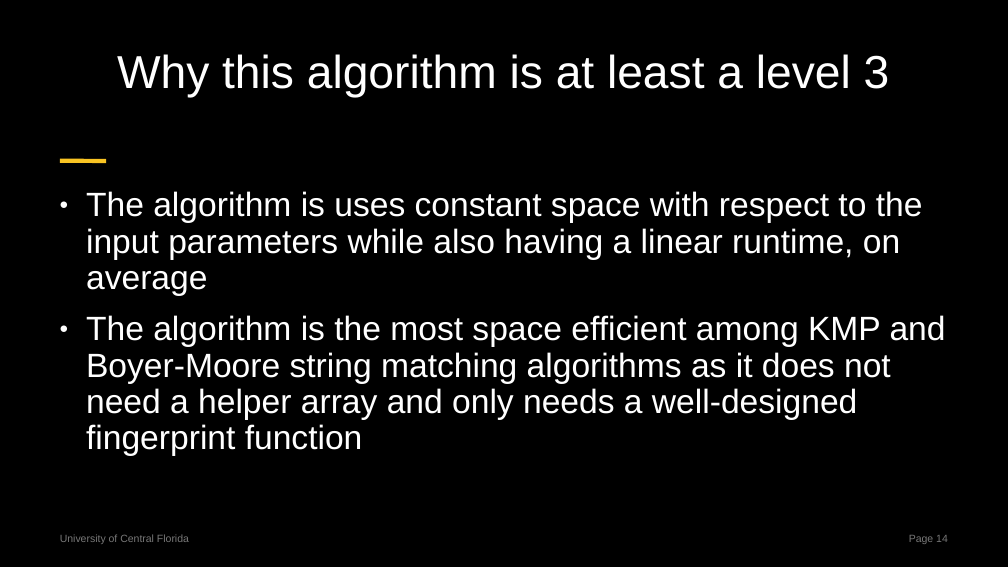
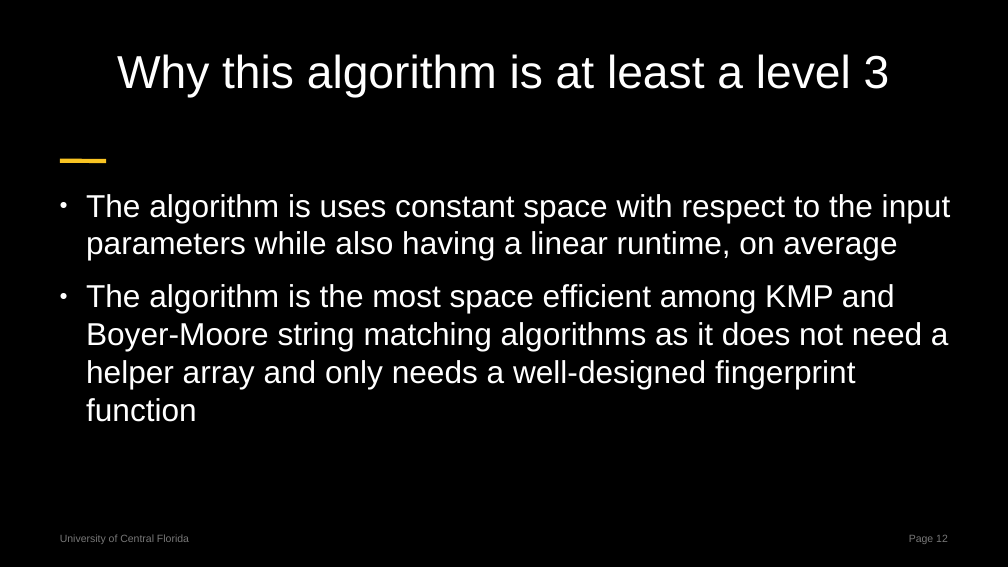
Before and after one commit to centuryhopper/Fall2022CourseContents, a slide deck: slide 12 of CAP6515/paper_presentation_files/rabin-karp-presentation.pptx (slide 14 before the commit). Drawn at 1008x567 pixels with LibreOffice and Linux fonts; fonts in the diff are those of the drawing. Boxes give left, top, right and bottom in pixels: in the first picture for what was removed or moved away, otherwise in the second. Text is boxed around its words. In the diff, an @@ line names an element or a change of style, - is before the commit and + after.

```diff
--- a/CAP6515/paper_presentation_files/rabin-karp-presentation.pptx
+++ b/CAP6515/paper_presentation_files/rabin-karp-presentation.pptx
@@ text "The algorithm is uses constant ..." at (86, 194, 951, 422): size 32 to 30.1 pt; line spacing 0.9 to 1 @@
@@ page number at (909, 535, 948, 544): text changed @@
-Page 14
+Page 12
```
Also in this commit, not shown: 11 other slides changed, 2 slides removed.
